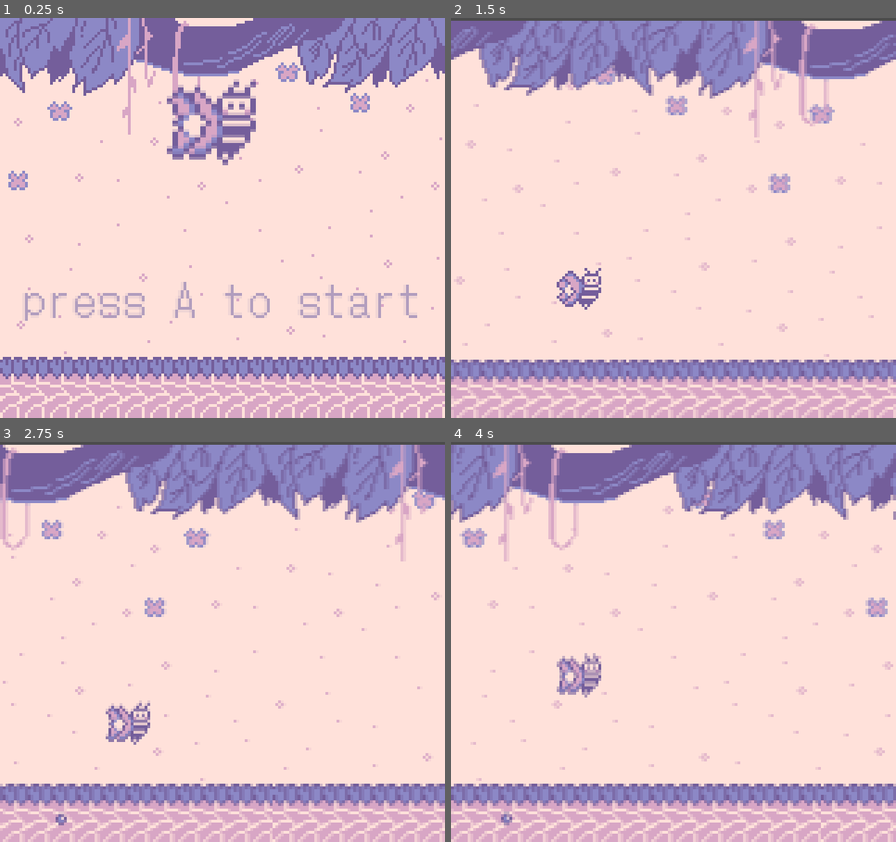
Above: before the commit, frames 1-4 (two rows, left to right).
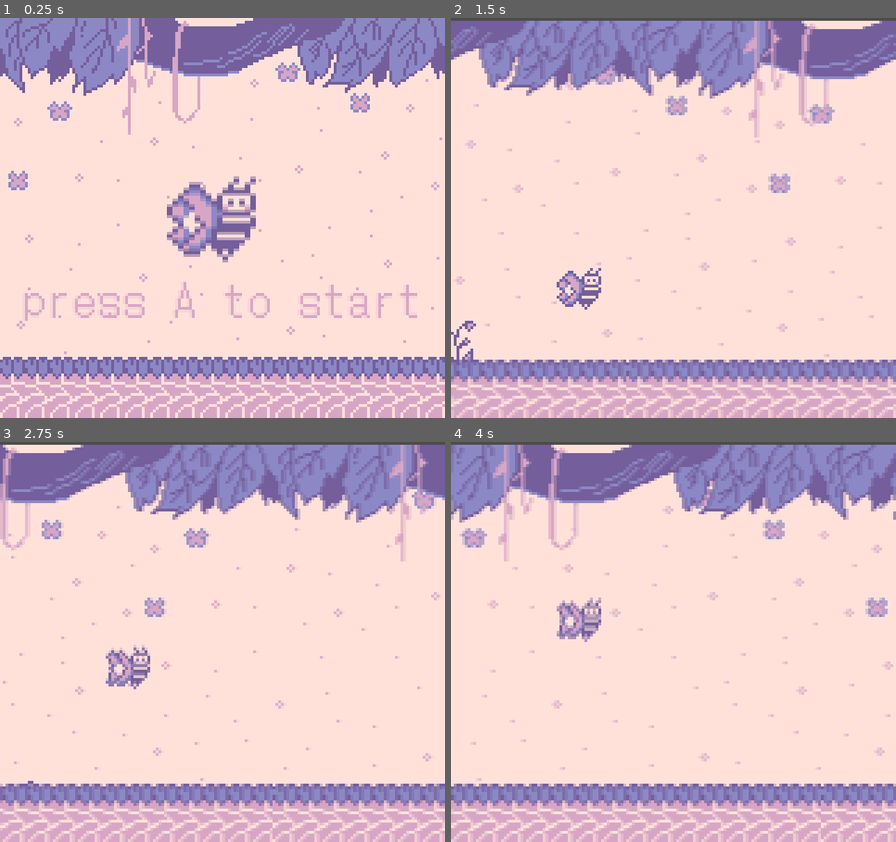
Above: after the commit, the same moments.

Repository: AirTechWick/bee-gbjam
Game: Godot game, scene res://Scenes/MainMenu.tscn
The game is run twice, just before and just after one commit, with the same random seed, the same clock (stepped at 60 frames per second) and the same inputs. The engine's default icon, where the game draws it, is replaced by a stand-in: a white triangle on a blue panel in a dark square.
Inputs:
- Up to frame 1 (0.25 s): no input
- Up to frame 2 (1.5 s): tap A (Boost) at 0.5, 1.35 s; hold A (Boost) 0.53-1.28 s
- Up to frame 3 (2.75 s): hold A (Boost) from 2.03 s (still down)
- Up to frame 4 (4 s): release A (Boost) at 2.78 s; tap A (Boost) at 2.85 s; hold A (Boost) from 3.53 s (still down)

The runs differ from the first frame. In frame 1, 6.6% of the frame differs, in the area x 5-94%, y 15-76%; in frame 2, 0.2%; in frame 3, 1.6%; in frame 4, 1.6%.

Commit message:
added working plant enemy and buggy sprouts

Diff:
--- /dev/null
+++ b/Scenes/EnemySpike.tscn
@@ -0,0 +1,114 @@
+[gd_scene load_steps=7 format=2]
+
+[ext_resource path="res://Assets/GB jam/btm-enemy-stem-sheet.png" type="Texture" id=1]
+[ext_resource path="res://Assets/GB jam/btm-enemy-body-sheet.png" type="Texture" id=2]
+
+[sub_resource type="RectangleShape2D" id=1]
+extents = Vector2( 18, 9 )
+
+[sub_resource type="RectangleShape2D" id=2]
+extents = Vector2( 4, 5.5 )
+
+[sub_resource type="Animation" id=3]
+resource_name = "Default"
+length = 2.0
+loop = true
+tracks/0/type = "value"
+tracks/0/path = NodePath("BranchCollision:position")
+tracks/0/interp = 1
+tracks/0/loop_wrap = true
+tracks/0/imported = false
+tracks/0/enabled = true
+tracks/0/keys = {
+"times": PoolRealArray( 0, 1 ),
+"transitions": PoolRealArray( 1, 1 ),
+"update": 0,
+"values": [ Vector2( 2, -15.5 ), Vector2( 1, -28 ) ]
+}
+tracks/1/type = "value"
+tracks/1/path = NodePath("Sprite2:position")
+tracks/1/interp = 1
+tracks/1/loop_wrap = true
+tracks/1/imported = false
+tracks/1/enabled = true
+tracks/1/keys = {
+"times": PoolRealArray( 0, 1 ),
+"transitions": PoolRealArray( 1, 1 ),
+"update": 0,
+"values": [ Vector2( 2, 0 ), Vector2( 2, -25 ) ]
+}
+tracks/2/type = "value"
+tracks/2/path = NodePath("BranchCollision:scale")
+tracks/2/interp = 1
+tracks/2/loop_wrap = true
+tracks/2/imported = false
+tracks/2/enabled = true
+tracks/2/keys = {
+"times": PoolRealArray( 0, 1 ),
+"transitions": PoolRealArray( 1, 1 ),
+"update": 0,
+"values": [ Vector2( 1, 1 ), Vector2( 1, 3 ) ]
+}
+
+[sub_resource type="Animation" id=4]
+length = 0.001
+tracks/0/type = "value"
+tracks/0/path = NodePath("BranchCollision:position")
+tracks/0/interp = 1
+tracks/0/loop_wrap = true
+tracks/0/imported = false
+tracks/0/enabled = true
+tracks/0/keys = {
+"times": PoolRealArray( 0 ),
+"transitions": PoolRealArray( 1 ),
+"update": 0,
+"values": [ Vector2( 0, -15.5 ) ]
+}
+tracks/1/type = "value"
+tracks/1/path = NodePath("Sprite2:position")
+tracks/1/interp = 1
+tracks/1/loop_wrap = true
+tracks/1/imported = false
+tracks/1/enabled = true
+tracks/1/keys = {
+"times": PoolRealArray( 0 ),
+"transitions": PoolRealArray( 1 ),
+"update": 0,
+"values": [ Vector2( 2, 0 ) ]
+}
+tracks/2/type = "value"
+tracks/2/path = NodePath("BranchCollision:scale")
+tracks/2/interp = 1
+tracks/2/loop_wrap = true
+tracks/2/imported = false
+tracks/2/enabled = true
+tracks/2/keys = {
+"times": PoolRealArray( 0 ),
+"transitions": PoolRealArray( 1 ),
+"update": 0,
+"values": [ Vector2( 1, 3 ) ]
+}
+
+[node name="EnemySpike" type="Area2D"]
+z_index = -150
+
+[node name="PlantCollision" type="CollisionShape2D" parent="."]
+shape = SubResource( 1 )
+
+[node name="Sprite" type="Sprite" parent="PlantCollision"]
+texture = ExtResource( 2 )
+
+[node name="BranchCollision" type="CollisionShape2D" parent="."]
+position = Vector2( 0, -15.5 )
+scale = Vector2( 1, 3 )
+shape = SubResource( 2 )
+
+[node name="Sprite2" type="Sprite" parent="."]
+position = Vector2( 2, 0 )
+z_index = -1
+texture = ExtResource( 1 )
+
+[node name="AnimationPlayer" type="AnimationPlayer" parent="."]
+autoplay = "Default"
+anims/Default = SubResource( 3 )
+anims/RESET = SubResource( 4 )
--- /dev/null
+++ b/Scenes/EnemySpikeScript.gd
@@ -0,0 +1,24 @@
+extends Area2D
+
+onready var velocity_x = 0
+export var speed = 1
+
+
+
+# Called every frame. 'delta' is the elapsed time since the previous frame.
+func _process(delta):
+	self.position.x -= velocity_x
+
+	# Reset the position and set speed to 0
+	if self.position.x <= -50:
+		self.position.x = 165
+		velocity_x = 0
+
+
+
+func _on_BranchCooldown_timeout():
+	velocity_x = speed
+
+
+func _on_EnemySpike_body_entered(body):
+	print("Game Over")
--- /dev/null
+++ b/Scenes/Floor.tscn
@@ -0,0 +1,26 @@
+[gd_scene load_steps=4 format=2]
+
+[ext_resource path="res://icon.png" type="Texture" id=1]
+[ext_resource path="res://Scenes/FloorScript.gd" type="Script" id=2]
+
+[sub_resource type="RectangleShape2D" id=1]
+extents = Vector2( 31.8333, 31.6667 )
+
+[node name="Floor" type="Node2D"]
+position = Vector2( 82, 136 )
+scale = Vector2( 3, 0.3 )
+script = ExtResource( 2 )
+
+[node name="Sprite" type="Sprite" parent="."]
+texture = ExtResource( 1 )
+
+[node name="Area2D" type="Area2D" parent="."]
+collision_layer = 8
+collision_mask = 16
+
+[node name="CollisionShape2D" type="CollisionShape2D" parent="Area2D"]
+position = Vector2( -0.166664, -1.66666 )
+scale = Vector2( 1, 1 )
+shape = SubResource( 1 )
+
+[connection signal="area_shape_entered" from="Area2D" to="." method="_on_Area2D_area_shape_entered"]
--- /dev/null
+++ b/Scenes/FloorScript.gd
@@ -0,0 +1,25 @@
+extends Node2D
+
+
+# Declare member variables here. Examples:
+# var a = 2
+# var b = "text"
+onready var _sprout_1 = $"../Sprout1"
+onready var _sprout_1_animation = $"../Sprout1/AnimatedSprite"
+
+
+# Called when the node enters the scene tree for the first time.
+func _ready():
+	pass # Replace with function body.
+
+
+# Called every frame. 'delta' is the elapsed time since the previous frame.
+#func _process(delta):
+#	pass
+
+
+
+func _on_Area2D_area_shape_entered(area_rid, area, area_shape_index, local_shape_index):
+	print(str(area) + " entered Floor")
+
+	_sprout_1_animation.play("default")
--- a/Scenes/MainGame.tscn
+++ b/Scenes/MainGame.tscn
@@ -1,18 +1,275 @@
-[gd_scene load_steps=4 format=2]
-
-[ext_resource path="res://Scenes/ScrollingBackground.tscn" type="PackedScene" id=1]
-[ext_resource path="res://Scenes/Player.tscn" type="PackedScene" id=2]
+[gd_scene load_steps=32 format=2]
+
+[ext_resource path="res://Scenes/Seed.tscn" type="PackedScene" id=1]
+[ext_resource path="res://Scenes/ParallaxBackgroundScript.gd" type="Script" id=2]
 [ext_resource path="res://Assets/Sounds/gb-jam-song1.mp3" type="AudioStream" id=3]
+[ext_resource path="res://Scenes/PlayerScript.gd" type="Script" id=4]
+[ext_resource path="res://Assets/GB jam/sky-n-ground.png" type="Texture" id=5]
+[ext_resource path="res://Assets/GB jam/gameBG.png" type="Texture" id=6]
+[ext_resource path="res://Assets/GB jam/Bee-Sprite-Sheet.png" type="Texture" id=7]
+[ext_resource path="res://Assets/GB jam/btm-enemy-body-sheet.png" type="Texture" id=8]
+[ext_resource path="res://Assets/GB jam/btm-enemy-stem-sheet.png" type="Texture" id=9]
+[ext_resource path="res://Scenes/EnemySpikeScript.gd" type="Script" id=10]
+[ext_resource path="res://Scenes/FloorScript.gd" type="Script" id=11]
+[ext_resource path="res://icon.png" type="Texture" id=12]
+[ext_resource path="res://Assets/GB jam/Plant2-sprite-Sheet.png" type="Texture" id=13]
+[ext_resource path="res://Scenes/Sprout1Script.gd" type="Script" id=14]
+
+[sub_resource type="AtlasTexture" id=11]
+flags = 4
+atlas = ExtResource( 13 )
+region = Rect2( 0, 0, 18, 22 )
+
+[sub_resource type="AtlasTexture" id=2]
+flags = 4
+atlas = ExtResource( 13 )
+region = Rect2( 19, 0, 18, 22 )
+
+[sub_resource type="AtlasTexture" id=3]
+flags = 4
+atlas = ExtResource( 13 )
+region = Rect2( 38, 0, 18, 22 )
+
+[sub_resource type="AtlasTexture" id=4]
+flags = 4
+atlas = ExtResource( 13 )
+region = Rect2( 57, 0, 18, 22 )
+
+[sub_resource type="AtlasTexture" id=5]
+flags = 4
+atlas = ExtResource( 13 )
+region = Rect2( 76, 0, 18, 22 )
+
+[sub_resource type="SpriteFrames" id=6]
+animations = [ {
+"frames": [ SubResource( 11 ), SubResource( 2 ), SubResource( 3 ), SubResource( 4 ), SubResource( 5 ) ],
+"loop": true,
+"name": "default",
+"speed": 7.0
+} ]
+
+[sub_resource type="RectangleShape2D" id=1]
+extents = Vector2( 31.8333, 31.6667 )
+
+[sub_resource type="AtlasTexture" id=7]
+flags = 4
+atlas = ExtResource( 7 )
+region = Rect2( 0, 0, 32, 32 )
+
+[sub_resource type="AtlasTexture" id=12]
+flags = 4
+atlas = ExtResource( 7 )
+region = Rect2( 32, 0, 32, 32 )
+
+[sub_resource type="AtlasTexture" id=13]
+flags = 4
+atlas = ExtResource( 7 )
+region = Rect2( 64, 0, 32, 32 )
+
+[sub_resource type="AtlasTexture" id=14]
+flags = 4
+atlas = ExtResource( 7 )
+region = Rect2( 96, 0, 32, 32 )
+
+[sub_resource type="SpriteFrames" id=8]
+animations = [ {
+"frames": [ SubResource( 7 ), SubResource( 12 ), SubResource( 13 ), SubResource( 14 ) ],
+"loop": true,
+"name": "default",
+"speed": 5.0
+} ]
+
+[sub_resource type="RectangleShape2D" id=9]
+extents = Vector2( 8, 8 )
+
+[sub_resource type="RectangleShape2D" id=15]
+extents = Vector2( 18, 9 )
+
+[sub_resource type="RectangleShape2D" id=16]
+extents = Vector2( 4, 5.5 )
+
+[sub_resource type="Animation" id=17]
+length = 2.0
+loop = true
+tracks/0/type = "value"
+tracks/0/path = NodePath("BranchCollision:position")
+tracks/0/interp = 1
+tracks/0/loop_wrap = true
+tracks/0/imported = false
+tracks/0/enabled = true
+tracks/0/keys = {
+"times": PoolRealArray( 0, 1 ),
+"transitions": PoolRealArray( 1, 1 ),
+"update": 0,
+"values": [ Vector2( 2, -15.5 ), Vector2( 1, -28 ) ]
+}
+tracks/1/type = "value"
+tracks/1/path = NodePath("BranchSprite:position")
+tracks/1/interp = 1
+tracks/1/loop_wrap = true
+tracks/1/imported = false
+tracks/1/enabled = true
+tracks/1/keys = {
+"times": PoolRealArray( 0, 1 ),
+"transitions": PoolRealArray( 1, 1 ),
+"update": 0,
+"values": [ Vector2( 2, 0 ), Vector2( 2, -25 ) ]
+}
+tracks/2/type = "value"
+tracks/2/path = NodePath("BranchCollision:scale")
+tracks/2/interp = 1
+tracks/2/loop_wrap = true
+tracks/2/imported = false
+tracks/2/enabled = true
+tracks/2/keys = {
+"times": PoolRealArray( 0, 1 ),
+"transitions": PoolRealArray( 1, 1 ),
+"update": 0,
+"values": [ Vector2( 1, 1 ), Vector2( 1, 3 ) ]
+}
+
+[sub_resource type="Animation" id=10]
+length = 0.001
+tracks/0/type = "value"
+tracks/0/path = NodePath("BranchCollision:position")
+tracks/0/interp = 1
+tracks/0/loop_wrap = true
+tracks/0/imported = false
+tracks/0/enabled = true
+tracks/0/keys = {
+"times": PoolRealArray( 0 ),
+"transitions": PoolRealArray( 1 ),
+"update": 0,
+"values": [ Vector2( 2, -16 ) ]
+}
+tracks/1/type = "value"
+tracks/1/path = NodePath("BranchSprite:position")
+tracks/1/interp = 1
+tracks/1/loop_wrap = true
+tracks/1/imported = false
+tracks/1/enabled = true
+tracks/1/keys = {
+"times": PoolRealArray( 0 ),
+"transitions": PoolRealArray( 1 ),
+"update": 0,
+"values": [ Vector2( 2, 0 ) ]
+}
+tracks/2/type = "value"
+tracks/2/path = NodePath("BranchCollision:scale")
+tracks/2/interp = 1
+tracks/2/loop_wrap = true
+tracks/2/imported = false
+tracks/2/enabled = true
+tracks/2/keys = {
+"times": PoolRealArray( 0 ),
+"transitions": PoolRealArray( 1 ),
+"update": 0,
+"values": [ Vector2( 1, 1 ) ]
+}
 
 [node name="MainGame" type="Node2D"]
 position = Vector2( 16, 1 )
 
-[node name="Player" parent="." instance=ExtResource( 2 )]
+[node name="Sprout1" type="Node2D" parent="."]
+position = Vector2( 2, 116 )
+script = ExtResource( 14 )
+
+[node name="AnimatedSprite" type="AnimatedSprite" parent="Sprout1"]
+frames = SubResource( 6 )
+
+[node name="Floor" type="Node2D" parent="."]
+visible = false
+position = Vector2( 55, 131 )
+scale = Vector2( 3, 0.3 )
+script = ExtResource( 11 )
+
+[node name="Sprite" type="Sprite" parent="Floor"]
+texture = ExtResource( 12 )
+
+[node name="Area2D" type="Area2D" parent="Floor"]
+collision_layer = 8
+collision_mask = 16
+
+[node name="CollisionShape2D" type="CollisionShape2D" parent="Floor/Area2D"]
+position = Vector2( -0.166664, -1.66666 )
+scale = Vector2( 1, 1 )
+shape = SubResource( 1 )
+
+[node name="Player" type="KinematicBody2D" parent="."]
 position = Vector2( 30, 32 )
-
-[node name="ScrollingBackground" parent="." instance=ExtResource( 1 )]
+collision_mask = 0
+script = ExtResource( 4 )
+
+[node name="Seed" parent="Player" instance=ExtResource( 1 )]
+
+[node name="AnimatedSprite" type="AnimatedSprite" parent="Player"]
+frames = SubResource( 8 )
+frame = 3
+playing = true
+
+[node name="CollisionShape2D" type="CollisionShape2D" parent="Player"]
+shape = SubResource( 9 )
+
+[node name="EnemySpike" type="Area2D" parent="."]
+position = Vector2( 165, 114 )
+collision_layer = 2
+script = ExtResource( 10 )
+
+[node name="BranchCooldown" type="Timer" parent="EnemySpike"]
+wait_time = 6.0
+autostart = true
+
+[node name="PlantCollision" type="CollisionShape2D" parent="EnemySpike"]
+shape = SubResource( 15 )
+
+[node name="Sprite" type="Sprite" parent="EnemySpike/PlantCollision"]
+texture = ExtResource( 8 )
+
+[node name="BranchCollision" type="CollisionShape2D" parent="EnemySpike"]
+position = Vector2( 2, -16 )
+shape = SubResource( 16 )
+
+[node name="BranchSprite" type="Sprite" parent="EnemySpike"]
+position = Vector2( 2, 0 )
+z_index = -1
+texture = ExtResource( 9 )
+
+[node name="AnimationPlayer" type="AnimationPlayer" parent="EnemySpike"]
+autoplay = "Default"
+anims/Default = SubResource( 17 )
+anims/RESET = SubResource( 10 )
+
+[node name="LightBG" type="ParallaxBackground" parent="."]
+layer = -1
+script = ExtResource( 2 )
+scroll_speed = 50
+
+[node name="ParallaxLayer" type="ParallaxLayer" parent="LightBG"]
+motion_mirroring = Vector2( 160, 0 )
+
+[node name="Sprite" type="Sprite" parent="LightBG/ParallaxLayer"]
+position = Vector2( 80, 73 )
+texture = ExtResource( 6 )
+
+[node name="Vines&FloorBG" type="ParallaxBackground" parent="."]
+layer = 0
+script = ExtResource( 2 )
+
+[node name="ParallaxLayer" type="ParallaxLayer" parent="Vines&FloorBG"]
+motion_mirroring = Vector2( 160, 0 )
+
+[node name="Sprite" type="Sprite" parent="Vines&FloorBG/ParallaxLayer"]
+position = Vector2( 80, 73 )
+z_index = 1000
+texture = ExtResource( 5 )
 
 [node name="AudioStreamPlayer" type="AudioStreamPlayer" parent="."]
 stream = ExtResource( 3 )
 pitch_scale = 0.85
 autoplay = true
+
+[connection signal="area_shape_entered" from="Floor/Area2D" to="Floor" method="_on_Area2D_area_shape_entered"]
+[connection signal="body_entered" from="EnemySpike" to="EnemySpike" method="_on_EnemySpike_body_entered"]
+[connection signal="timeout" from="EnemySpike/BranchCooldown" to="EnemySpike" method="_on_BranchCooldown_timeout"]
+
+[editable path="Player/Seed"]
--- a/Scenes/MainMenu.tscn
+++ b/Scenes/MainMenu.tscn
@@ -60,19 +60,19 @@
 tracks/0/imported = false
 tracks/0/enabled = true
 tracks/0/keys = {
-"times": PoolRealArray( 0, 1, 2 ),
-"transitions": PoolRealArray( 1, 1, 1 ),
-"update": 0,
-"values": [ Color( 0.458824, 0.372549, 0.611765, 1 ), Color( 1, 1, 1, 0 ), Color( 0.458824, 0.372549, 0.611765, 1 ) ]
+"times": PoolRealArray( 0, 0.2, 0.4, 0.6, 0.8, 1, 1.2, 1.4, 1.6 ),
+"transitions": PoolRealArray( 1, 1, 1, 1, 1, 1, 1, 1, 1 ),
+"update": 1,
+"values": [ Color( 0.458824, 0.372549, 0.611765, 1 ), Color( 0.85098, 0.654902, 0.776471, 1 ), Color( 1, 0.886275, 0.858824, 1 ), Color( 0.85098, 0.654902, 0.776471, 1 ), Color( 0.458824, 0.372549, 0.611765, 1 ), Color( 0.85098, 0.654902, 0.776471, 1 ), Color( 1, 0.886275, 0.858824, 1 ), Color( 0.85098, 0.654902, 0.776471, 1 ), Color( 0.458824, 0.372549, 0.611765, 1 ) ]
 }
 tracks/1/type = "value"
-tracks/1/path = NodePath("Sprite/AnimatedSprite:position")
+tracks/1/path = NodePath("BeeSprite/AnimatedSprite:position")
 tracks/1/interp = 2
 tracks/1/loop_wrap = true
 tracks/1/imported = false
 tracks/1/enabled = true
 tracks/1/keys = {
-"times": PoolRealArray( 0, 0.5, 2 ),
+"times": PoolRealArray( 0.2, 0.7, 1.8 ),
 "transitions": PoolRealArray( 1, 1, 1 ),
 "update": 0,
 "values": [ Vector2( 16, 20 ), Vector2( 16, -16 ), Vector2( 16, 20 ) ]
@@ -81,7 +81,7 @@
 [sub_resource type="Animation" id=7]
 length = 0.001
 tracks/0/type = "value"
-tracks/0/path = NodePath("Sprite/AnimatedSprite:position")
+tracks/0/path = NodePath("BeeSprite/AnimatedSprite:position")
 tracks/0/interp = 1
 tracks/0/loop_wrap = true
 tracks/0/imported = false
@@ -92,40 +92,52 @@
 "update": 0,
 "values": [ Vector2( 16, -16 ) ]
 }
+tracks/1/type = "value"
+tracks/1/path = NodePath("Label:modulate")
+tracks/1/interp = 1
+tracks/1/loop_wrap = true
+tracks/1/imported = false
+tracks/1/enabled = true
+tracks/1/keys = {
+"times": PoolRealArray( 0 ),
+"transitions": PoolRealArray( 1 ),
+"update": 0,
+"values": [ Color( 1, 0.886275, 0.858824, 1 ) ]
+}
 
 [node name="MainMenu" type="Control"]
 anchor_right = 1.0
 anchor_bottom = 1.0
 script = ExtResource( 2 )
 
-[node name="TextureRect2" type="TextureRect" parent="."]
+[node name="LightBG" type="TextureRect" parent="."]
 margin_right = 160.0
 margin_bottom = 144.0
 texture = ExtResource( 5 )
 
-[node name="TextureRect" type="TextureRect" parent="."]
+[node name="VinesBG" type="TextureRect" parent="."]
 margin_right = 40.0
 margin_bottom = 40.0
 texture = ExtResource( 3 )
 
-[node name="Sprite" type="Control" parent="."]
+[node name="BeeSprite" type="Control" parent="."]
 anchor_left = 0.5
-anchor_top = 0.409
+anchor_top = 0.529
 anchor_right = 0.5
-anchor_bottom = 0.555
+anchor_bottom = 0.576
 margin_left = -20.0
 margin_top = -20.0
 margin_right = 20.0
 margin_bottom = 20.0
 
-[node name="AnimatedSprite" type="AnimatedSprite" parent="Sprite"]
+[node name="AnimatedSprite" type="AnimatedSprite" parent="BeeSprite"]
 position = Vector2( 16, -16 )
 frames = SubResource( 1 )
-frame = 3
+frame = 2
 playing = true
 
 [node name="Label" type="Label" parent="."]
-modulate = Color( 0.458824, 0.372549, 0.611765, 1 )
+modulate = Color( 1, 0.886275, 0.858824, 1 )
 anchor_left = 0.5
 anchor_top = 0.7
 anchor_right = 0.5
--- a/Scenes/Player.tscn
+++ b/Scenes/Player.tscn
@@ -43,7 +43,7 @@
 
 [node name="AnimatedSprite" type="AnimatedSprite" parent="."]
 frames = SubResource( 8 )
-frame = 1
+frame = 2
 playing = true
 
 [node name="CollisionShape2D" type="CollisionShape2D" parent="."]
--- a/Scenes/PlayerScript.gd
+++ b/Scenes/PlayerScript.gd
@@ -18,7 +18,7 @@
 # Called every frame. 'delta' is the elapsed time since the previous frame.
 func _process(delta):
 	apply_velocity_y()
-	self.position.y = clamp(self.position.y, 10,135)
+	self.position.y = clamp(self.position.y, 10,115)
 
 
 func apply_velocity_y():
--- a/Scenes/ScrollingBackground.tscn
+++ b/Scenes/ScrollingBackground.tscn
@@ -7,6 +7,7 @@
 [node name="ScrollingBackground" type="Node2D"]
 
 [node name="ParallaxBackground" type="ParallaxBackground" parent="."]
+layer = 0
 script = ExtResource( 2 )
 
 [node name="ParallaxLayer" type="ParallaxLayer" parent="ParallaxBackground"]
@@ -17,7 +18,7 @@
 texture = ExtResource( 1 )
 
 [node name="ParallaxBackground2" type="ParallaxBackground" parent="."]
-layer = -128
+layer = -1
 script = ExtResource( 2 )
 scroll_speed = 50
 
--- a/Scenes/Seed.tscn
+++ b/Scenes/Seed.tscn
@@ -29,7 +29,7 @@
 tracks/1/keys = {
 "times": PoolRealArray( 0, 0.1, 0.2, 0.3, 0.4, 0.5, 0.6, 0.7, 0.8, 0.9 ),
 "transitions": PoolRealArray( 1, 1, 1, 1, 1, 1, 1, 1, 1, 1 ),
-"update": 1,
+"update": 0,
 "values": [ Vector2( 0, 0 ), Vector2( -9, 19 ), Vector2( -12, 29 ), Vector2( -13, 37 ), Vector2( -14, 46 ), Vector2( -14, 63 ), Vector2( -14, 83 ), Vector2( -14, 103 ), Vector2( -14, 123 ), Vector2( -14, 143 ) ]
 }
 tracks/2/type = "value"
@@ -109,6 +109,8 @@
 }
 
 [node name="Seed" type="Area2D"]
+collision_layer = 16
+collision_mask = 0
 
 [node name="Sprite" type="Sprite" parent="."]
 position = Vector2( 17, 23 )
@@ -120,5 +122,6 @@
 
 [node name="AnimationPlayer" type="AnimationPlayer" parent="."]
 autoplay = "Fall"
+playback_speed = 2.0
 anims/Fall = SubResource( 2 )
 anims/RESET = SubResource( 3 )
--- /dev/null
+++ b/Scenes/Sprout1.tscn
@@ -0,0 +1,43 @@
+[gd_scene load_steps=9 format=2]
+
+[ext_resource path="res://Assets/GB jam/Plant2-sprite-Sheet.png" type="Texture" id=1]
+[ext_resource path="res://Scenes/Sprout1Script.gd" type="Script" id=2]
+
+[sub_resource type="AtlasTexture" id=11]
+flags = 4
+atlas = ExtResource( 1 )
+region = Rect2( 0, 0, 18, 22 )
+
+[sub_resource type="AtlasTexture" id=2]
+flags = 4
+atlas = ExtResource( 1 )
+region = Rect2( 19, 0, 18, 22 )
+
+[sub_resource type="AtlasTexture" id=3]
+flags = 4
+atlas = ExtResource( 1 )
+region = Rect2( 38, 0, 18, 22 )
+
+[sub_resource type="AtlasTexture" id=4]
+flags = 4
+atlas = ExtResource( 1 )
+region = Rect2( 57, 0, 18, 22 )
+
+[sub_resource type="AtlasTexture" id=5]
+flags = 4
+atlas = ExtResource( 1 )
+region = Rect2( 76, 0, 18, 22 )
+
+[sub_resource type="SpriteFrames" id=6]
+animations = [ {
+"frames": [ SubResource( 11 ), SubResource( 2 ), SubResource( 3 ), SubResource( 4 ), SubResource( 5 ) ],
+"loop": true,
+"name": "default",
+"speed": 7.0
+} ]
+
+[node name="Sprout1" type="Node2D"]
+script = ExtResource( 2 )
+
+[node name="AnimatedSprite" type="AnimatedSprite" parent="."]
+frames = SubResource( 6 )
--- /dev/null
+++ b/Scenes/Sprout1Script.gd
@@ -0,0 +1,16 @@
+extends Node2D
+
+export var speed = 1
+
+
+func _ready():
+	self.position.x = 2
+
+# Called every frame. 'delta' is the elapsed time since the previous frame.
+func _process(delta):
+	self.position.x -= speed
+
+	# Reset the position and Stop animation
+	if self.position.x <= -40:
+		$AnimatedSprite.stop()
+		self.position.x = 2
--- a/project.godot
+++ b/project.godot
@@ -23,6 +23,11 @@
 window/stretch/mode="viewport"
 window/stretch/aspect="keep"
 
+[global]
+
+layer=false
+mask=false
+
 [gui]
 
 common/drop_mouse_on_gui_input_disabled=true
@@ -40,6 +45,14 @@
  ]
 }
 
+[layer_names]
+
+2d_physics/layer_1="Player"
+2d_physics/layer_2="Plant Enemy"
+2d_physics/layer_3="Spider Enemy"
+2d_physics/layer_4="Floor"
+2d_physics/layer_5="Seed"
+
 [physics]
 
 common/enable_pause_aware_picking=true
Binary file added: Assets/GB jam/Plant2-sprite-Sheet.png
Not shown, added: Assets/GB jam/Plant2-sprite-Sheet.png.import
Binary file added: Assets/GB jam/combined-spider-n-web-sprite-Sheet.png
Not shown, added: Assets/GB jam/combined-spider-n-web-sprite-Sheet.png.import
Binary file added: Assets/GB jam/snake.png
Not shown, added: Assets/GB jam/snake.png.import
Binary file added: Assets/GB jam/spiders.png
Not shown, added: Assets/GB jam/spiders.png.import
